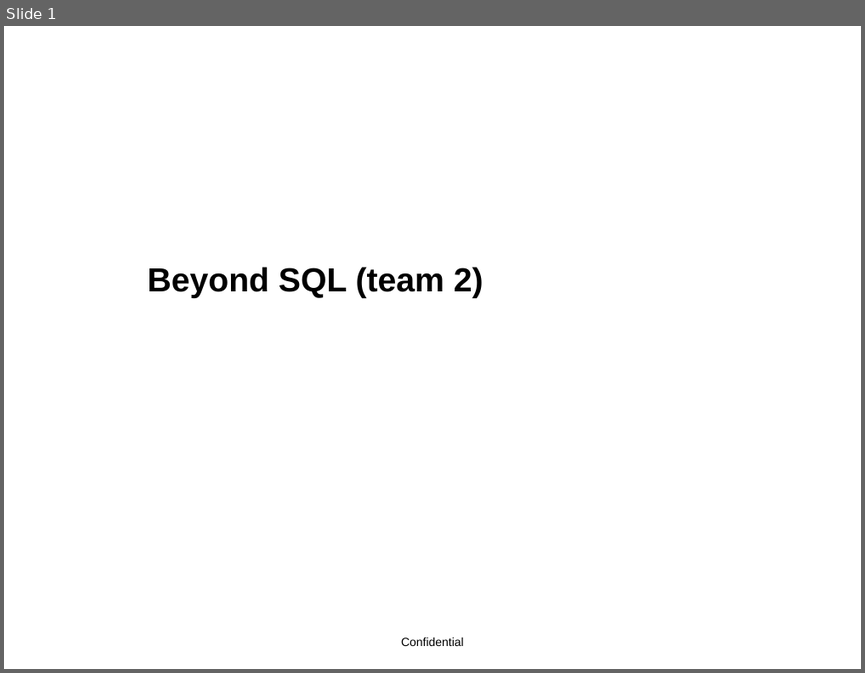
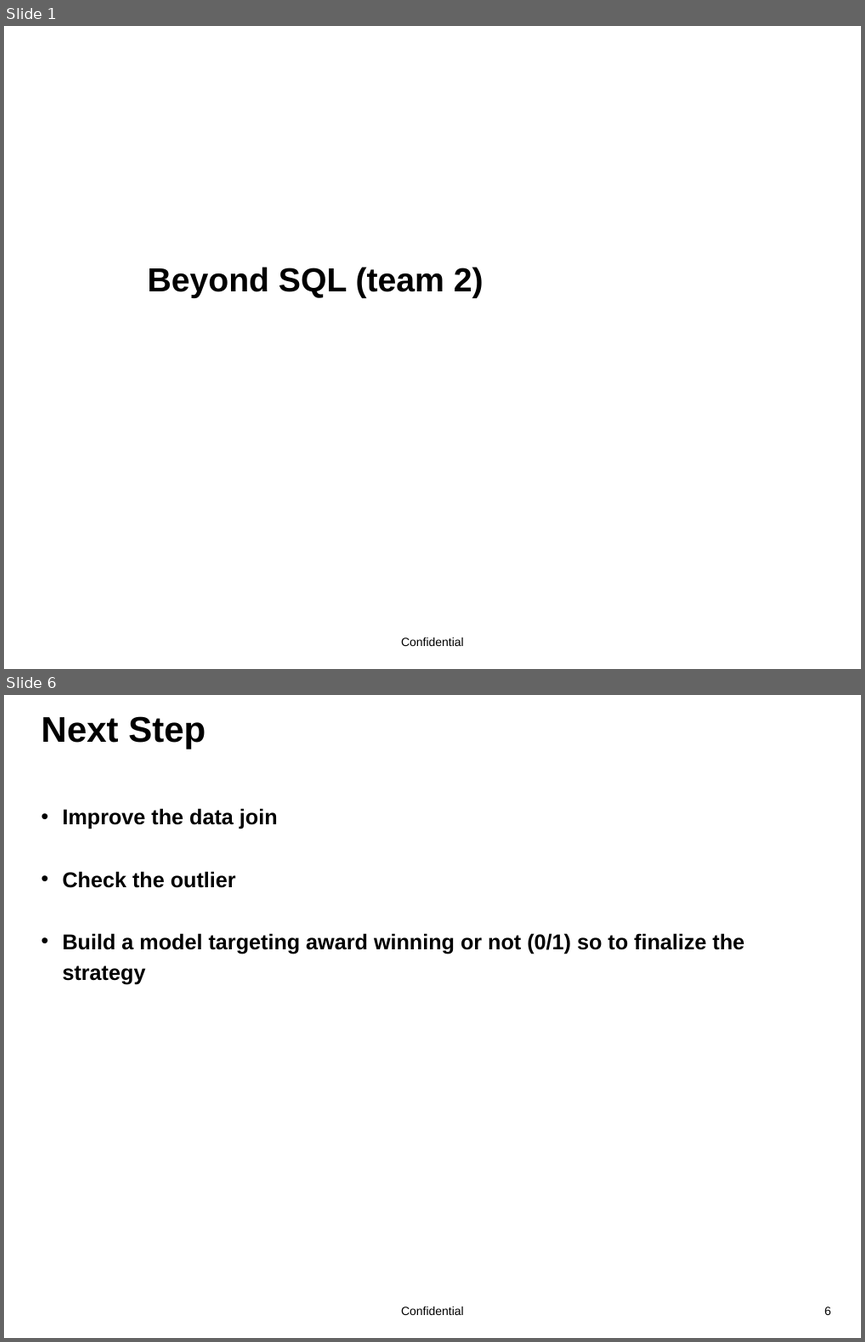
Before and after one commit to Beyondsql/Movies, a slide deck: team_2_movie_presentation.pptx. Shown one above the other, each under a label of ours: slide 1 before the commit, slides 1 and 6 after it; the slides between them are not shown. The pictures are 865x673 and 865x1342 pixels, drawn with LibreOffice and Linux fonts; fonts in the diff are those of the drawing; background and template pictures are left out. Boxes give left, top, right and bottom in pixels: in the first picture for what was removed or moved away, otherwise in the second. Text is boxed around its words. In the diff, an @@ line names an element or a change of style, - is before the commit and + after.

```diff
--- a/team_2_movie_presentation.pptx
+++ b/team_2_movie_presentation.pptx
@@ slide 6 added at (4, 695, 861, 1338), background #FFFFFF; not listed: 1 template element that a slide beside it also shows @@
@@ title added at (41, 716, 205, 749), 30 pt, text #000000, bold @@
+Next Step
@@ text added at (63, 808, 744, 985), 18 pt, text #000000, bold @@
+• Improve the data join
+• Check the outlier
+• Build a model targeting award winning or not (0/1) so to finalize the strategy
@@ page number added at (824, 1306, 831, 1315), 10 pt, text #000000 @@
+6
```
Also in this commit, not shown: 2 slides changed, 2 other slides added.
